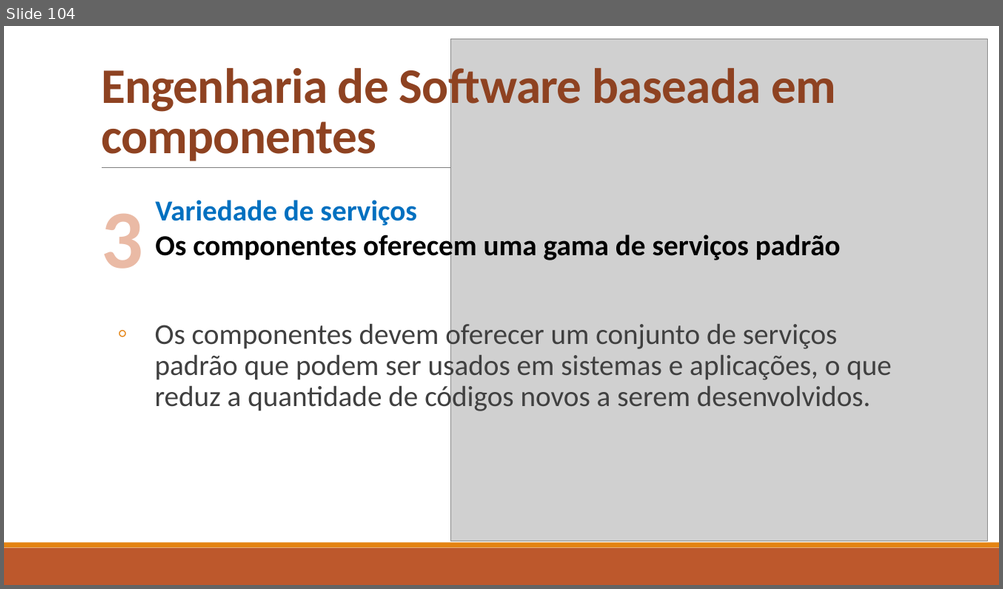
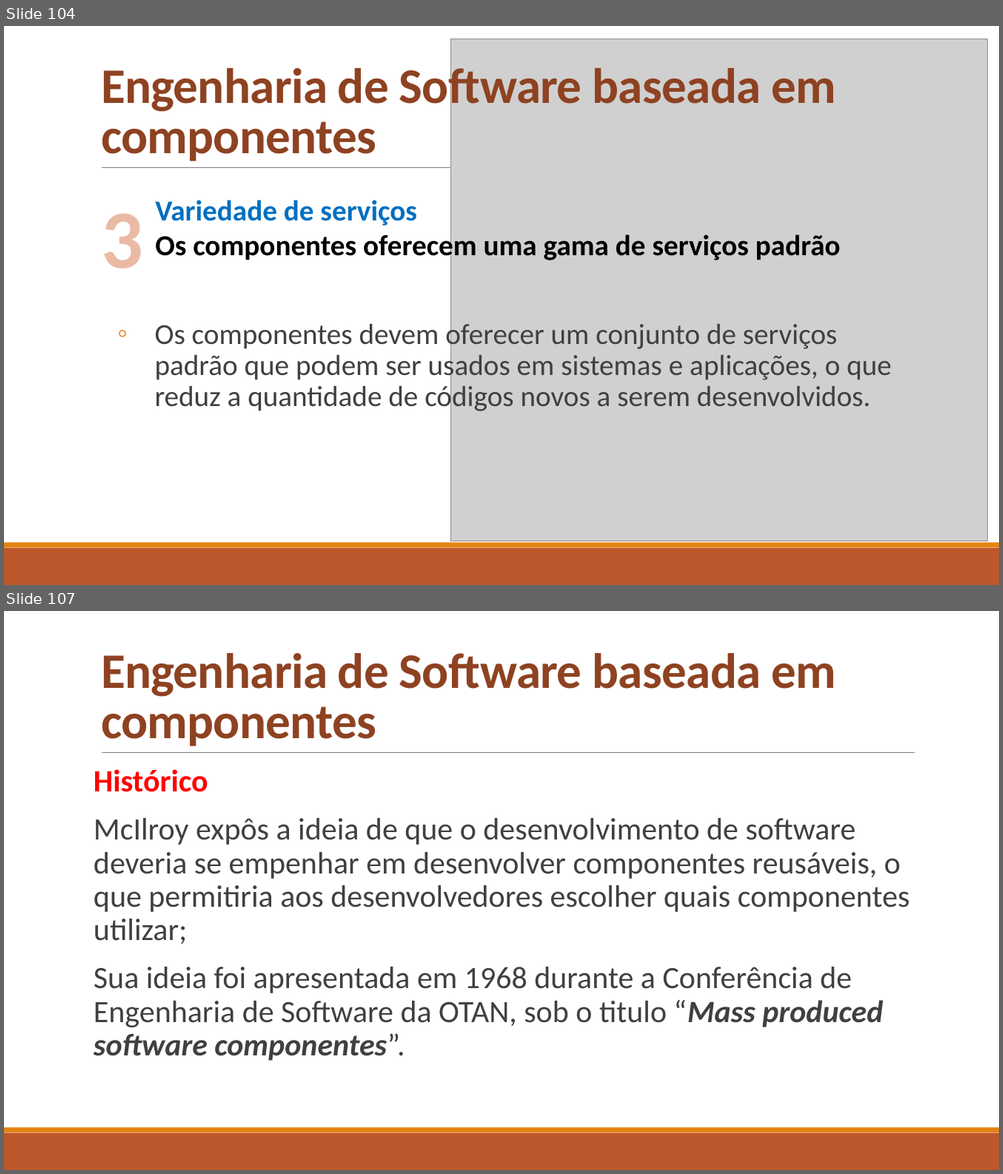
Before and after one commit to celsofurtado/reuso, a slide deck: Reuso de Software e Componentes.pptx. Shown one above the other, each under a label of ours: slide 104 before the commit, slides 104 and 107 after it; the slides between them are not shown. The pictures are 1003x589 and 1003x1174 pixels, drawn with LibreOffice and Linux fonts; fonts in the diff are those of the drawing; grey boxes stand for pictures. Boxes give left, top, right and bottom in pixels: in the first picture for what was removed or moved away, otherwise in the second. Text is boxed around its words. In the diff, an @@ line names an element or a change of style, - is before the commit and + after.

```diff
--- a/Reuso de Software e Componentes.pptx
+++ b/Reuso de Software e Componentes.pptx
@@ slide 107 added at box(4, 611, 999, 1170), background #FFFFFF; not listed: 3 template elements that a slide beside it also shows @@
@@ title added at box(101, 653, 836, 746), 48 pt, text #8E4221, bold @@
+Engenharia de Software baseada em componentes
@@ text added at box(94, 769, 910, 1061), 30 pt, text #404040 @@
+Histórico
+McIlroy expôs a ideia de que o desenvolvimento de software deveria se empenhar em desenvolver componentes reusáveis, o que permitiria aos desenvolvedores escolher quais componentes utilizar;
+Sua ideia foi apresentada em 1968 durante a Conferência de Engenharia de Software da OTAN, sob o titulo “Mass produced software componentes”.
```
Also in this commit, not shown: 35 other slides added.
